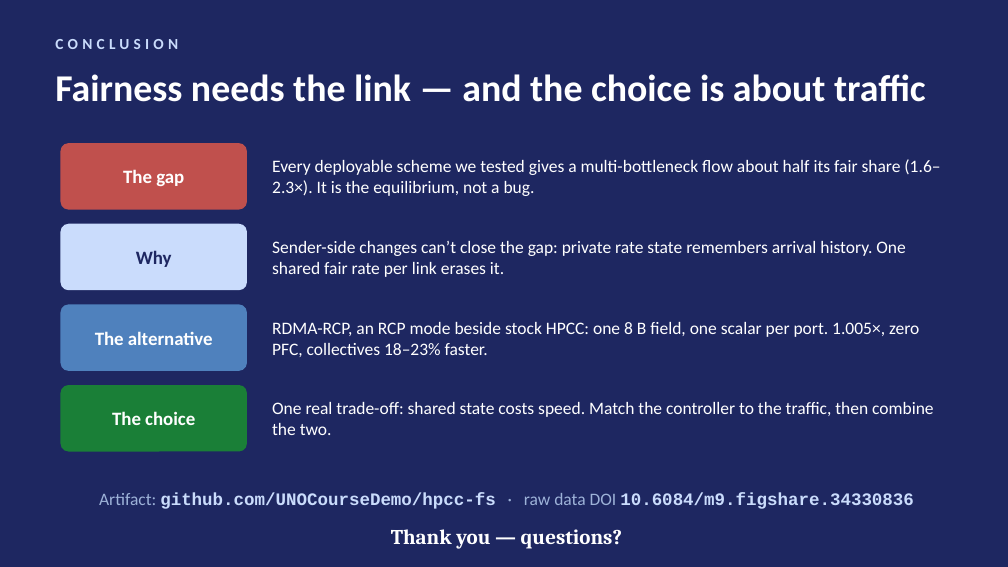
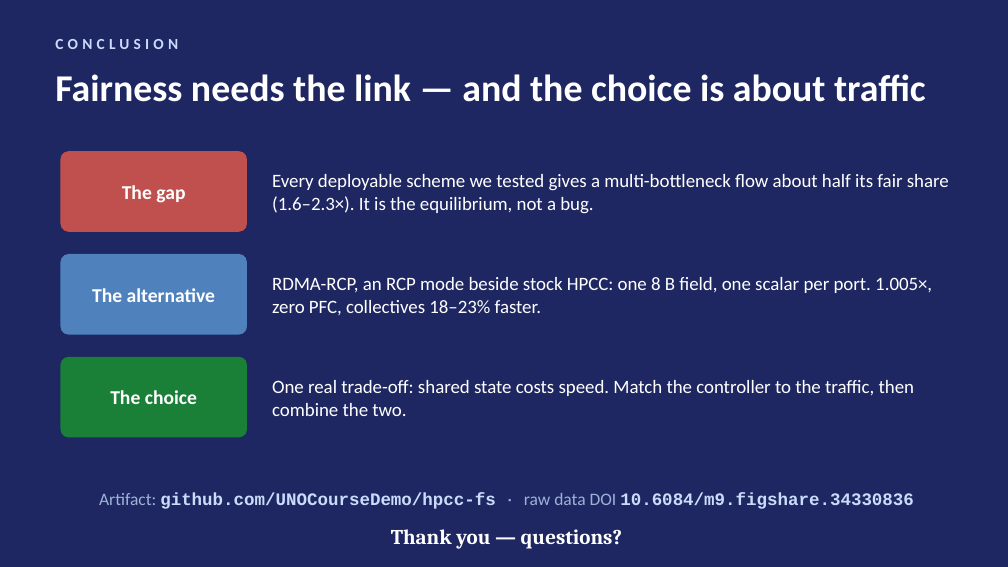
Before and after one commit to UNOCourseDemo/hpcc-fs, a slide deck: slide 22 of examples/hpcc/hpcc-fs/talk/ipccc2026-talk.pptx. Drawn at 1008x567 pixels with LibreOffice and Linux fonts; fonts in the diff are those of the drawing. Boxes give left, top, right and bottom in pixels: in the first picture for what was removed or moved away, otherwise in the second. Text is boxed around its words. In the diff, an @@ line names an element or a change of style, - is before the commit and + after.

```diff
--- a/examples/hpcc/hpcc-fs/talk/ipccc2026-talk.pptx
+++ b/examples/hpcc/hpcc-fs/talk/ipccc2026-talk.pptx
@@ text "The gap": place and size @@
-text "The gap" at (123, 169, 184, 186)
+text "The gap" at (122, 185, 185, 203)
@@ rounded rectangle: place and size @@
-rounded rectangle at (60, 143, 247, 210)
+rounded rectangle at (60, 151, 247, 232)
@@ text "Every deployable scheme we tested ...": place and size @@
-text "Every deployable scheme we tested ..." at (272, 159, 940, 196)
+text "Every deployable scheme we tested ..." at (272, 174, 949, 214)
@@ rounded rectangle removed at (60, 224, 247, 290) @@
@@ size 13.5 to 14 pt in 3 elements at (122, 185, 185, 203), (110, 390, 197, 404), (92, 288, 215, 302) @@
@@ text "The alternative": place and size @@
-text "The alternative" at (95, 331, 213, 345)
+text "The alternative" at (92, 288, 215, 302)
@@ proportions changed in 3 elements at (60, 151, 247, 232), (60, 357, 247, 437), (60, 254, 247, 335) @@
@@ rounded rectangle: place and size @@
-rounded rectangle at (60, 304, 247, 371)
+rounded rectangle at (60, 254, 247, 335)
@@ text removed at (136, 250, 172, 267) @@
-Why
@@ size 12.5 to 13.5 pt in 3 elements at (272, 174, 949, 214), (272, 380, 914, 416), (272, 277, 932, 315) @@
@@ text "RDMA-RCP, an RCP mode beside ...": place and size @@
-text "RDMA-RCP, an RCP mode beside ..." at (272, 322, 919, 357)
+text "RDMA-RCP, an RCP mode beside ..." at (272, 277, 932, 315)
@@ text removed at (272, 241, 905, 277) @@
-Sender-side changes can’t close the gap: private rate state remembers arrival history. One shared fair rate per link erases it.
@@ text "The choice": place and size @@
-text "The choice" at (112, 411, 195, 425)
+text "The choice" at (110, 390, 197, 404)
@@ rounded rectangle: place and size @@
-rounded rectangle at (60, 385, 247, 452)
+rounded rectangle at (60, 357, 247, 437)
@@ text "One real trade-off: shared state ...": place and size @@
-text "One real trade-off: shared state ..." at (272, 402, 933, 435)
+text "One real trade-off: shared state ..." at (272, 380, 914, 416)
```
Also in this commit, not shown: 3 other files.
